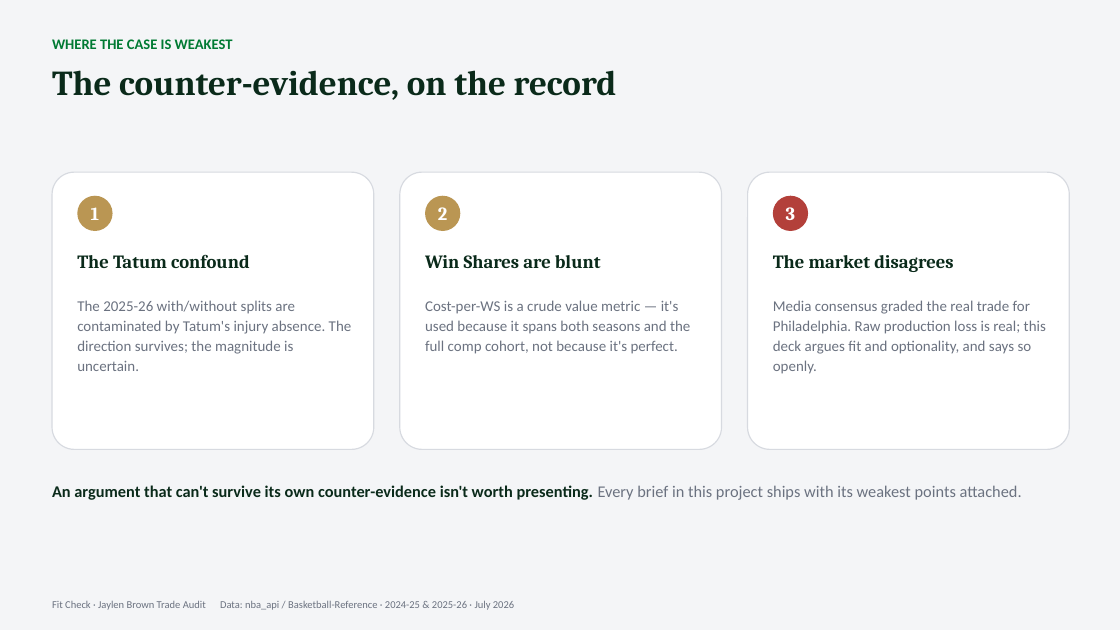
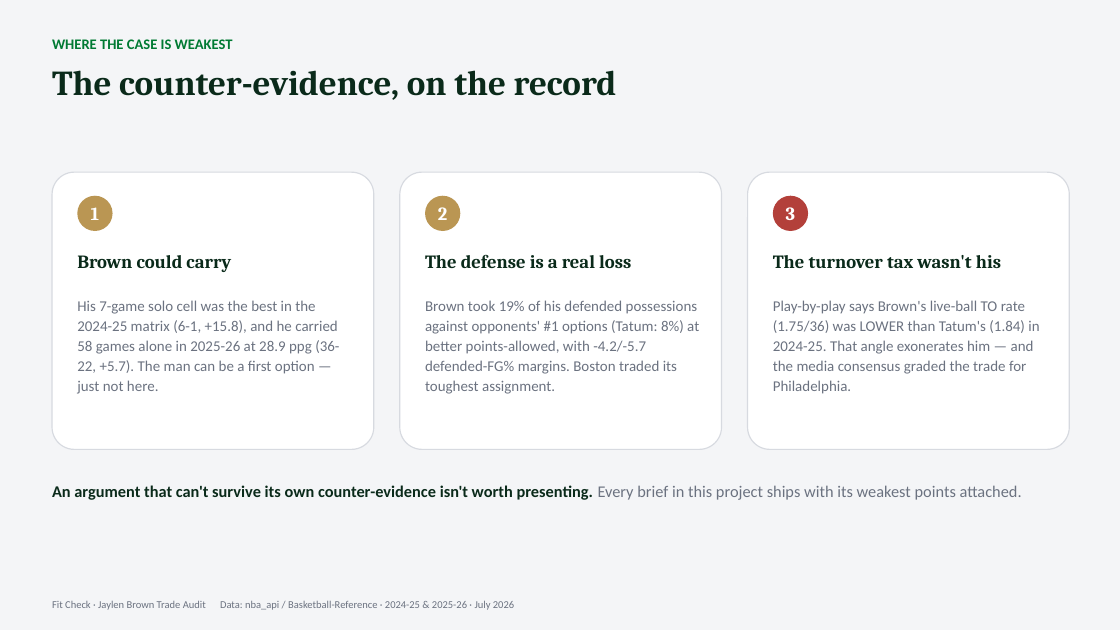
Before and after one commit to justinloo12/jaylen-brown-fit-check, a slide deck: slide 8 of outputs/Fit_Check_Jaylen_Brown.pptx. Drawn at 1120x630 pixels with LibreOffice and Linux fonts; fonts in the diff are those of the drawing. Boxes give left, top, right and bottom in pixels: in the first picture for what was removed or moved away, otherwise in the second. Text is boxed around its words. In the diff, an @@ line names an element or a change of style, - is before the commit and + after.

```diff
--- a/outputs/Fit_Check_Jaylen_Brown.pptx
+++ b/outputs/Fit_Check_Jaylen_Brown.pptx
@@ text at bbox=[77, 255, 231, 272]: text changed @@
-The Tatum confound
+Brown could carry
@@ text at bbox=[425, 254, 631, 268]: text changed @@
-Win Shares are blunt
+The defense is a real loss
@@ text at bbox=[773, 255, 1001, 268]: text changed @@
-The market disagrees
+The turnover tax wasn't his
@@ text at bbox=[77, 300, 339, 394]: text changed @@
-The 2025-26 with/without splits are contaminated by Tatum's injury absence. The direction survives; the magnitude is uncertain.
+His 7-game solo cell was the best in the 2024-25 matrix (6-1, +15.8), and he carried 58 games alone in 2025-26 at 28.9 ppg (36-22, +5.7). The man can be a first option — just not here.
@@ text at bbox=[425, 300, 699, 394]: text changed @@
-Cost-per-WS is a crude value metric — it's used because it spans both seasons and the full comp cohort, not because it's perfect.
+Brown took 19% of his defended possessions against opponents' #1 options (Tatum: 8%) at better points-allowed, with -4.2/-5.7 defended-FG% margins. Boston traded its toughest assignment.
@@ text at bbox=[773, 300, 1039, 394]: text changed @@
-Media consensus graded the real trade for Philadelphia. Raw production loss is real; this deck argues fit and optionality, and says so openly.
+Play-by-play says Brown's live-ball TO rate (1.75/36) was LOWER than Tatum's (1.84) in 2024-25. That angle exonerates him — and the media consensus graded the trade for Philadelphia.
```
Also in this commit, not shown: 1 slide added, 1 slide removed, 1 other file.
